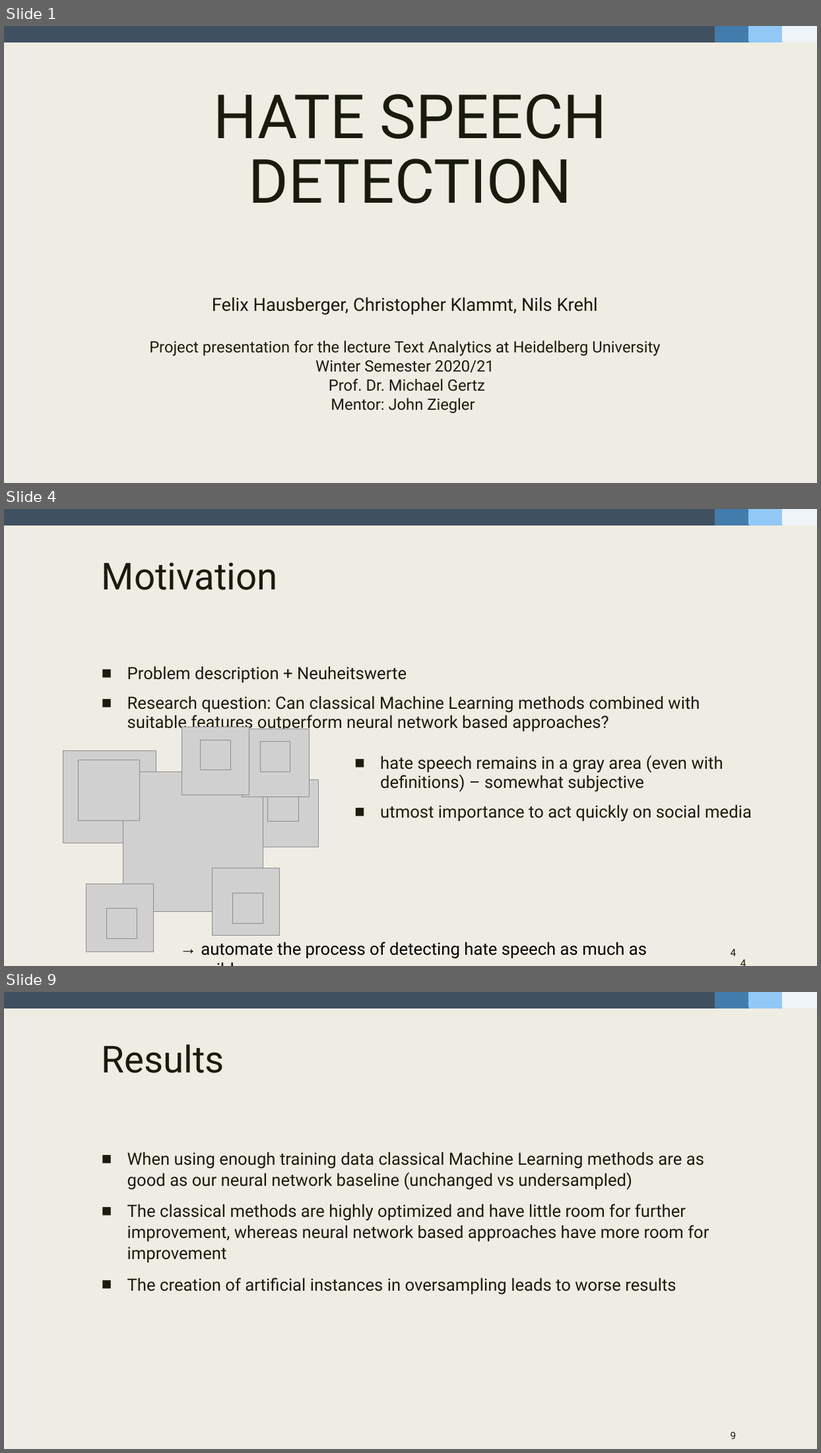
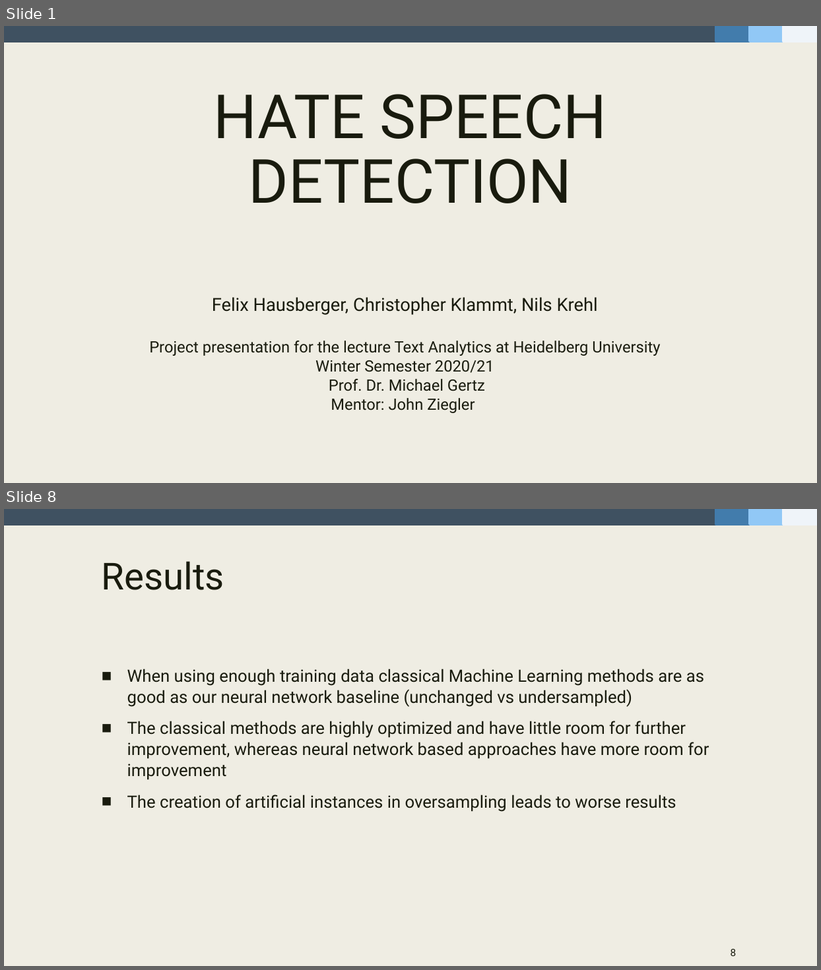
Before and after one commit to fidsusj/HateSpeechDetection, a slide deck: docs/presentation/presentation-slides.pptx. Shown one above the other, each under a label of ours: slides 1, 4 and 9 before the commit, slides 1 and 8 after it; the slides between them are not shown. The pictures are 821x1453 and 821x970 pixels, drawn with LibreOffice and Linux fonts; fonts in the diff are those of the drawing; grey boxes stand for pictures. Boxes give left, top, right and bottom in pixels: in the first picture for what was removed or moved away, otherwise in the second. Text is boxed around its words. In the diff, an @@ line names an element or a change of style, - is before the commit and + after.

```diff
--- a/docs/presentation/presentation-slides.pptx
+++ b/docs/presentation/presentation-slides.pptx
@@ slide 4 removed at (4,509,817,966), background #EFEDE3; not listed: 4 template elements that a slide beside it also shows @@
@@ title removed at (102,562,278,590) @@
-Motivation
@@ text removed at (127,666,700,732) @@
-■ Problem description + Neuheitswerte
-■ Research question: Can classical Machine Learning methods combined with suitable features outperform neural network based approaches?
@@ picture removed at (182,727,250,795) @@
@@ picture removed at (201,740,230,770) @@
@@ picture removed at (242,729,310,797) @@
@@ picture removed at (261,742,290,772) @@
@@ picture removed at (63,751,156,844) @@
@@ picture removed at (79,760,139,821) @@
@@ text removed at (380,755,723,792) @@
-■ hate speech remains in a gray area (even with definitions) – somewhat subjective
@@ picture removed at (123,772,263,912) @@
@@ picture removed at (251,780,319,848) @@
@@ picture removed at (268,791,299,822) @@
@@ text removed at (380,805,752,822) @@
-■ utmost importance to act quickly on social media
@@ picture removed at (86,884,154,952) @@
@@ picture removed at (212,868,280,936) @@
@@ picture removed at (233,893,263,923) @@
@@ picture removed at (106,909,137,940) @@
@@ text removed at (201,942,647,959) @@
-→ automate the process of detecting hate speech as much as possible
@@ page number removed at (646,949,753,966) @@
-4
@@ page number removed at (731,949,737,956) @@
-4
@@ what was slide 9 is now slide 8 @@
@@ page number at (731,949,737,956): text changed @@
-9
+8
```
Also in this commit, not shown: 5 slides changed, 3 slides added, 2 other slides removed, 3 other files.
